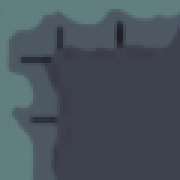
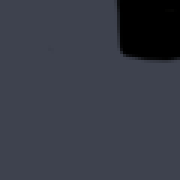
Two versions of the same layered image (180x180). Layer-by-layer changes:
added layer "37" above "36" over [0, 0, 180, 180]
added layer "36" above "35" over [0, 0, 180, 180]
added layer "35" above "34" over [0, 0, 180, 180]
added layer "34" above "18" over [0, 0, 180, 180]
